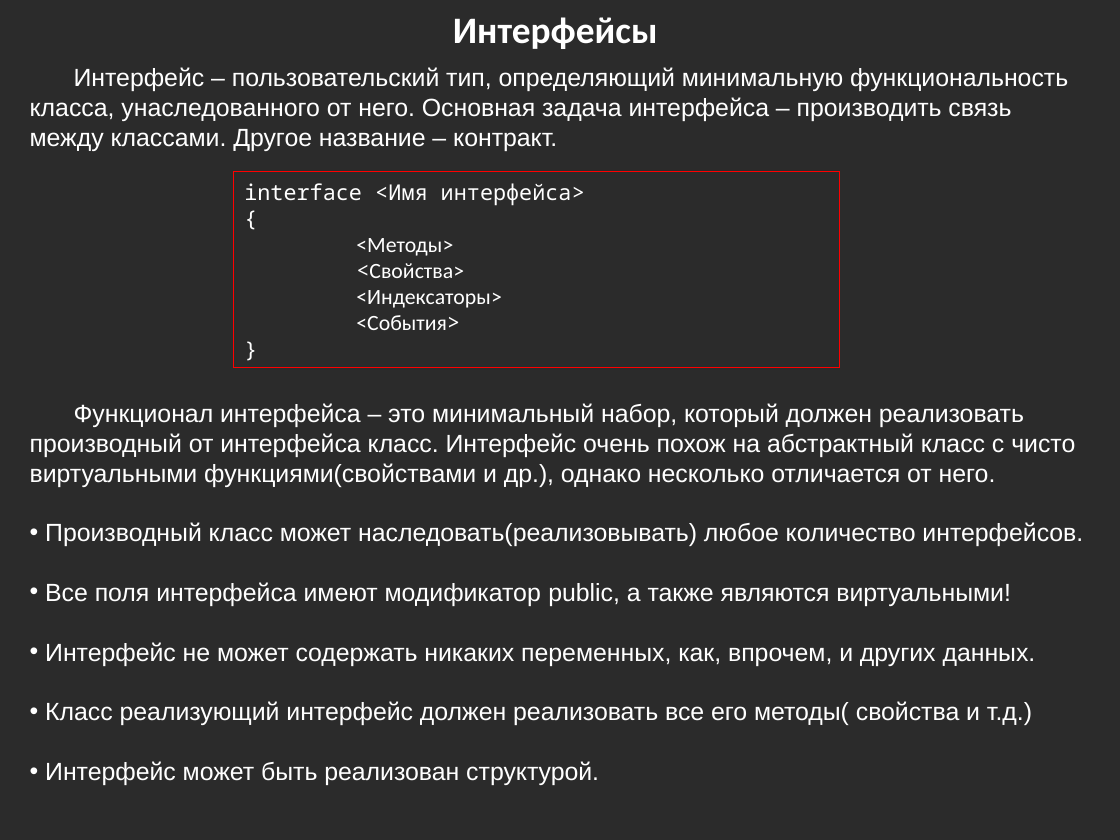
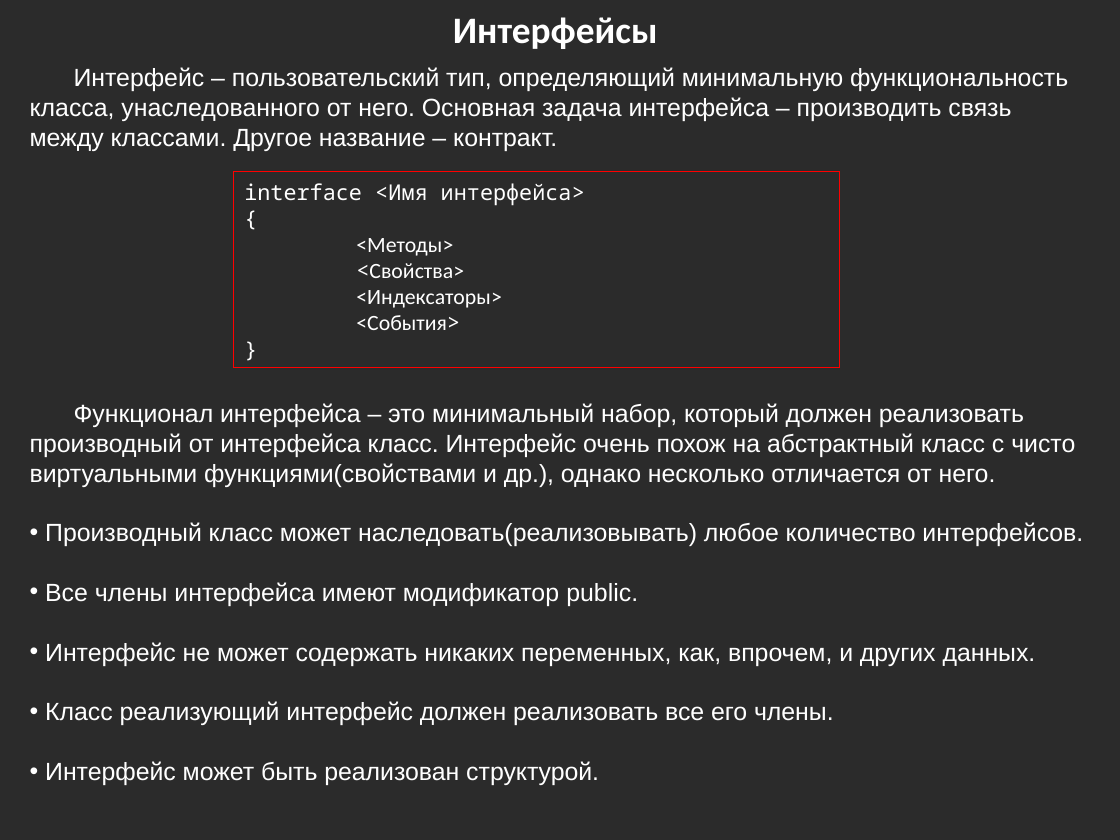
Before and after one commit to bazile/Training, a slide deck: slide 80 of Presentation/lesson-02-oop.pptx (slide 72 before the commit). Drawn at 1120x840 pixels with LibreOffice and Linux fonts; fonts in the diff are those of the drawing; background and template pictures are left out; a plain dark background stands for a picture behind light text. Boxes give left, top, right and bottom in pixels: in the first picture for what was removed or moved away, otherwise in the second. Text is boxed around its words. In the diff, an @@ line names an element or a change of style, - is before the commit and + after.

```diff
--- a/Presentation/lesson-02-oop.pptx
+++ b/Presentation/lesson-02-oop.pptx
@@ text at bbox=[45, 582, 638, 606]: text changed @@
-• Все поля интерфейса имеют модификатор public, а также являются виртуальными!
+• Все члены интерфейса имеют модификатор public.
@@ text at bbox=[45, 701, 834, 725]: text changed @@
-• Класс реализующий интерфейс должен реализовать все его методы( свойства и т.д.)
+• Класс реализующий интерфейс должен реализовать все его члены.
```
Also in this commit, not shown: 7 other slides changed, 15 slides added, 10 other files.
